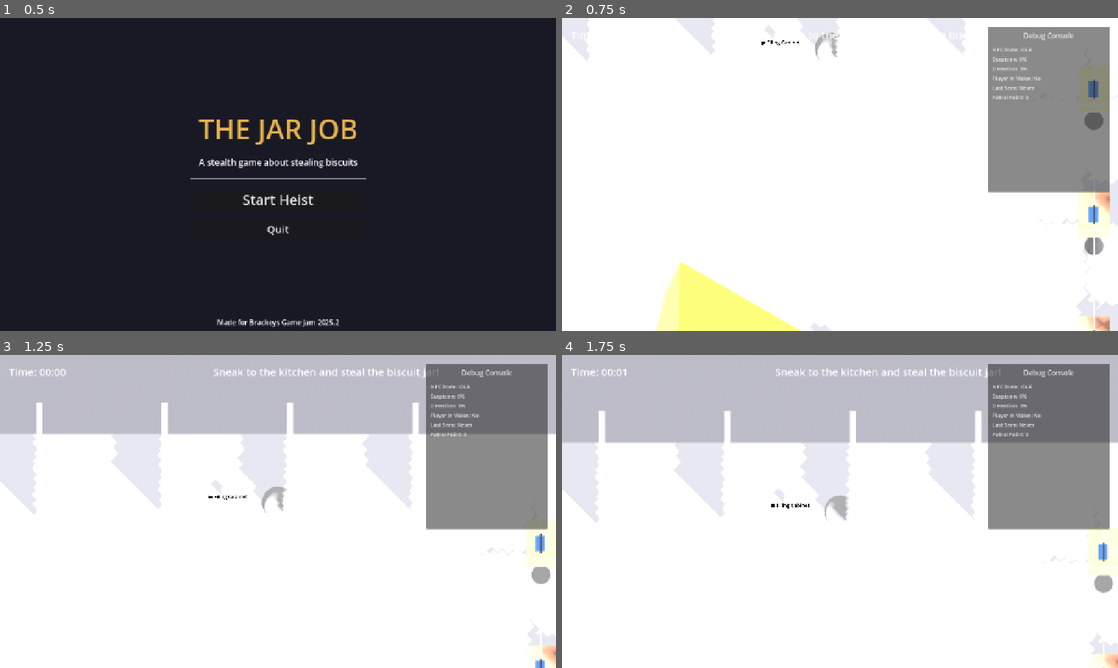
Above: before the commit, frames 1-4 (two rows, left to right).
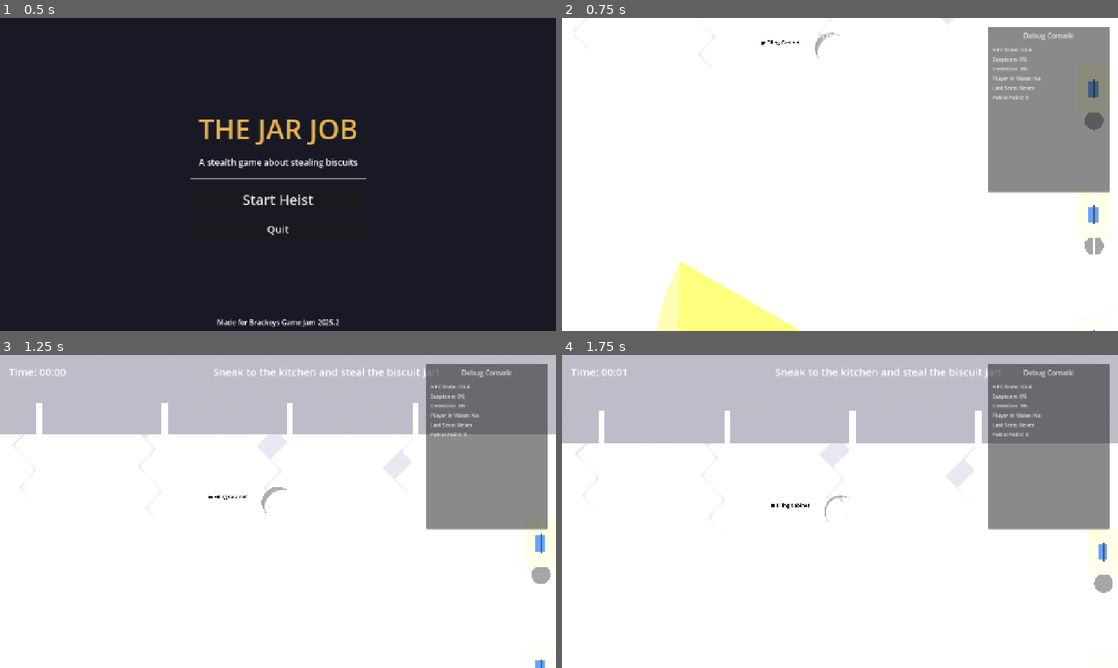
Above: after the commit, the same moments.

Repository: alanops/the-jar-job
Game: Godot game, scene res://scenes/main_menu.tscn
Two runs of this game, one before a commit and one after it. Both use one fixed random seed, a clock stepped at 60 frames per second and the inputs below.
Inputs:
- Up to frame 1 (0.5 s): no input
- Up to frame 2 (0.75 s): click "Start Heist" at 0.5 s
- Up to frame 3 (1.25 s): no input
- Up to frame 4 (1.75 s): hold Right (move_right) from 1.28 s (still down); hold Ctrl (crouch) from 1.28 s (still down)

Frame 1 is identical in both runs. In frame 2, 0.7% of the frame differs, in the area x 17-99%, y 4-100%; in frame 3, 0.4%; in frame 4, 0.6%.

Commit message:
Optimize for web performance: reduce shadows, disable MSAA, use GL compatibility
- Switch to GL compatibility renderer for better web support
- Reduce shadow atlas sizes from default to 1024x1024
- Lower shadow filter quality to improve performance
- Disable MSAA (causes issues on many web browsers)
- Reduce anisotropic filtering to level 1
- Use mobile texture compression for web builds
- Version bump to 1.0.1

Diff:
--- a/project.godot
+++ b/project.godot
@@ -11,7 +11,7 @@
 [application]
 
 config/name="The Jar Job"
-config/version="1.0.0"
+config/version="1.0.1"
 config/description="Light-hearted stealth game where you sneak into a house to steal the biscuit jar.
 Created for Brackeys Game Jam 2025.2"
 config/tags=PackedStringArray("3d", "demo", "stealth", "jam")
@@ -96,6 +96,12 @@
 
 [rendering]
 
-textures/default_filters/anisotropic_filtering_level=4
-anti_aliasing/quality/msaa_3d=2
+renderer/rendering_method="gl_compatibility"
+renderer/rendering_method.mobile="gl_compatibility"
+textures/default_filters/anisotropic_filtering_level=1
+anti_aliasing/quality/msaa_3d=0
+lights_and_shadows/directional_shadow/size=1024
+lights_and_shadows/directional_shadow/soft_shadow_filter_quality=1
+lights_and_shadows/positional_shadow/atlas_size=1024
+lights_and_shadows/positional_shadow/soft_shadow_filter_quality=1
 environment/defaults/default_clear_color=Color(0.1, 0.1, 0.15, 1)
Not shown, changed: export_presets.cfg
